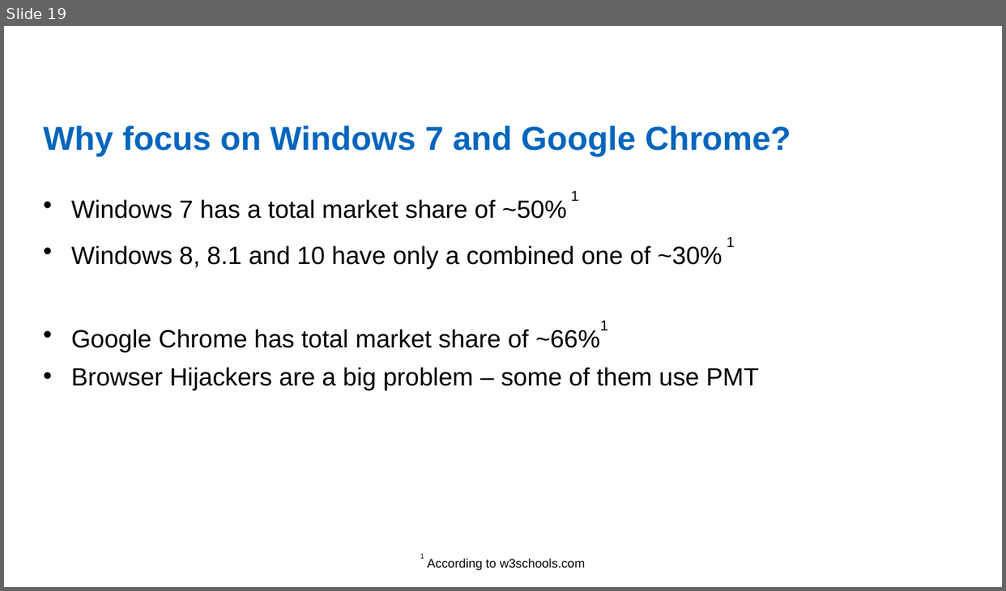
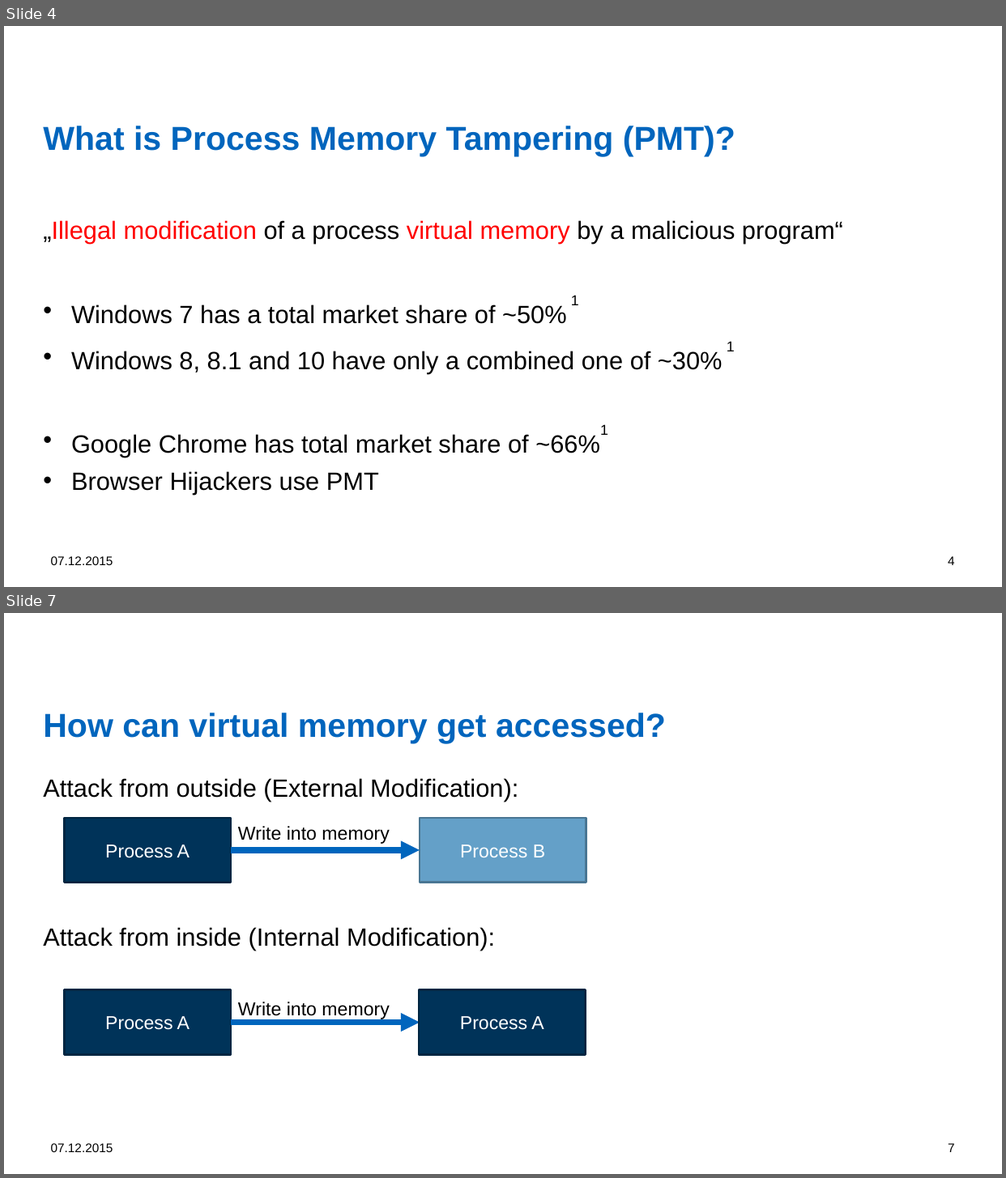
Before and after one commit to dennisfischer/bachelors-thesis, a slide deck: Presentations/Overview of illegal memory modifications - Attacks and Defenses.pptx. Shown one above the other, each under a label of ours: slide 19 before the commit, slides 4 and 7 after it; the slides between them are not shown. The pictures are 1006x591 and 1006x1178 pixels, drawn with LibreOffice and Linux fonts; fonts in the diff are those of the drawing; background and template pictures are left out. Boxes give left, top, right and bottom in pixels: in the first picture for what was removed or moved away, otherwise in the second. Text is boxed around its words. In the diff, an @@ line names an element or a change of style, - is before the commit and + after.

```diff
--- a/Presentations/Overview of illegal memory modifications - Attacks and Defenses.pptx
+++ b/Presentations/Overview of illegal memory modifications - Attacks and Defenses.pptx
@@ slide 7 added at (4,613,1002,1174), background #FFFFFF @@
@@ title added at (43,713,666,743), 32 pt, text #0065BD, bold @@
+How can virtual memory get accessed?
@@ text added at (43,778,518,951), 24 pt, text #000000 @@
+Attack from outside (External Modification):
+Attack from inside (Internal Modification):
@@ group added at (65,818,586,883): 2 rectangles, 1 arrow, 1 text @@
+Process A
+Process B
+Write into memory
@@ group added at (65,990,585,1054): 2 rectangles, 1 arrow, 1 text @@
+Process A
+Process A
+Write into memory
@@ text added at (51,1144,113,1152), 12 pt, text #000000 @@
+07.12.2015
@@ page number added at (948,1144,955,1152), 12 pt, text #000000 @@
+7
@@ what was slide 19 is now slide 4 @@
@@ slide 4 changed as well @@
@@ title at (43,126,735,156): text changed @@
-Why focus on Windows 7 and Google Chrome?
+What is Process Memory Tampering (PMT)?
@@ text at (43,220,843,244): paragraph added @@
+„Illegal modification of a process virtual memory by a malicious program“
@@ text at (71,472,379,495): text changed @@
-• Browser Hijackers are a big problem – some of them use PMT
+• Browser Hijackers use PMT
@@ text added at (51,557,113,565), 12 pt, text #000000 @@
+07.12.2015
@@ text removed at (420,554,585,570) @@
-1 According to w3schools.com
@@ page number added at (948,557,955,565), 12 pt, text #000000 @@
+4
```
Also in this commit, not shown: 10 other slides changed, 6 other slides added, 8 slides removed, 15 other files.
